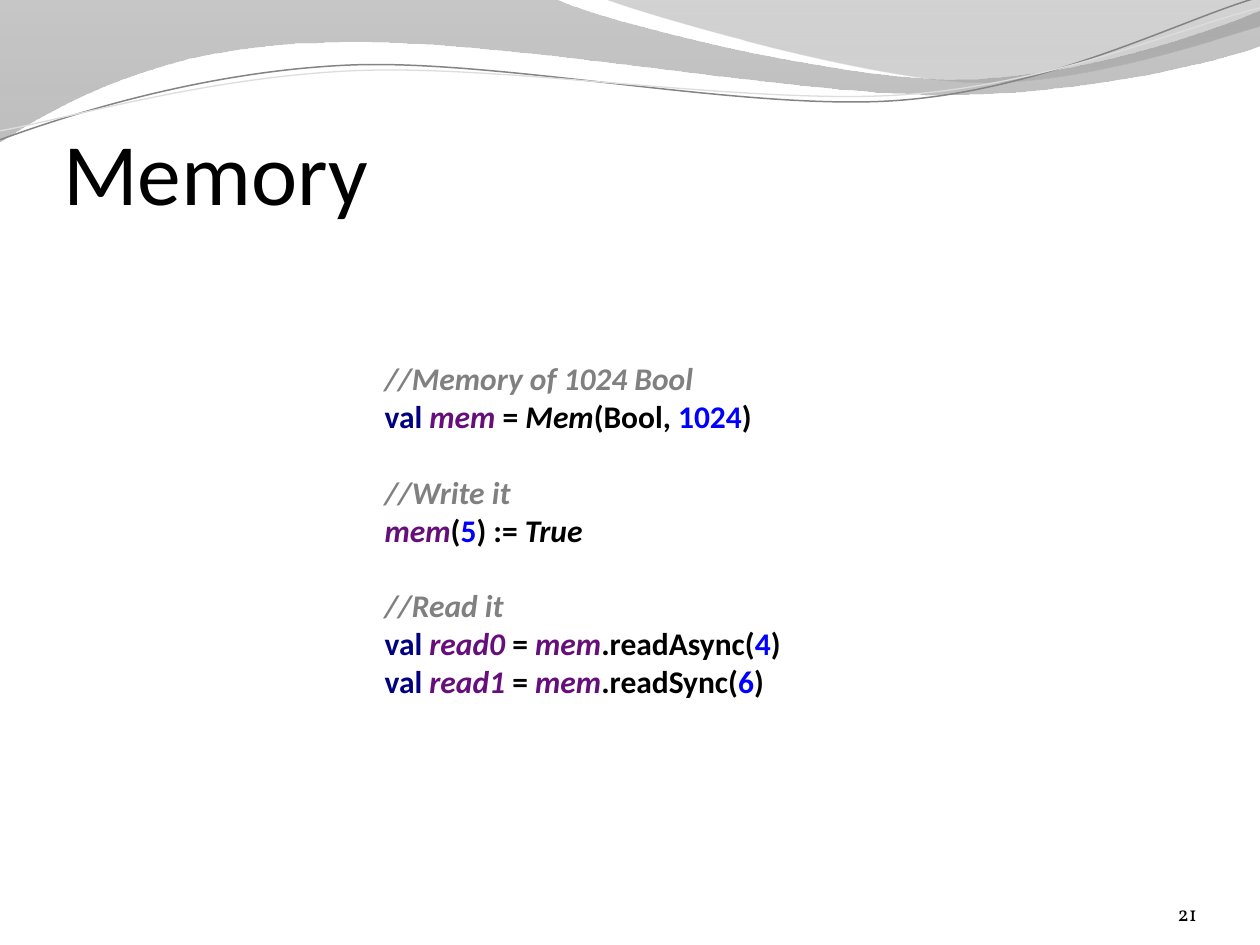
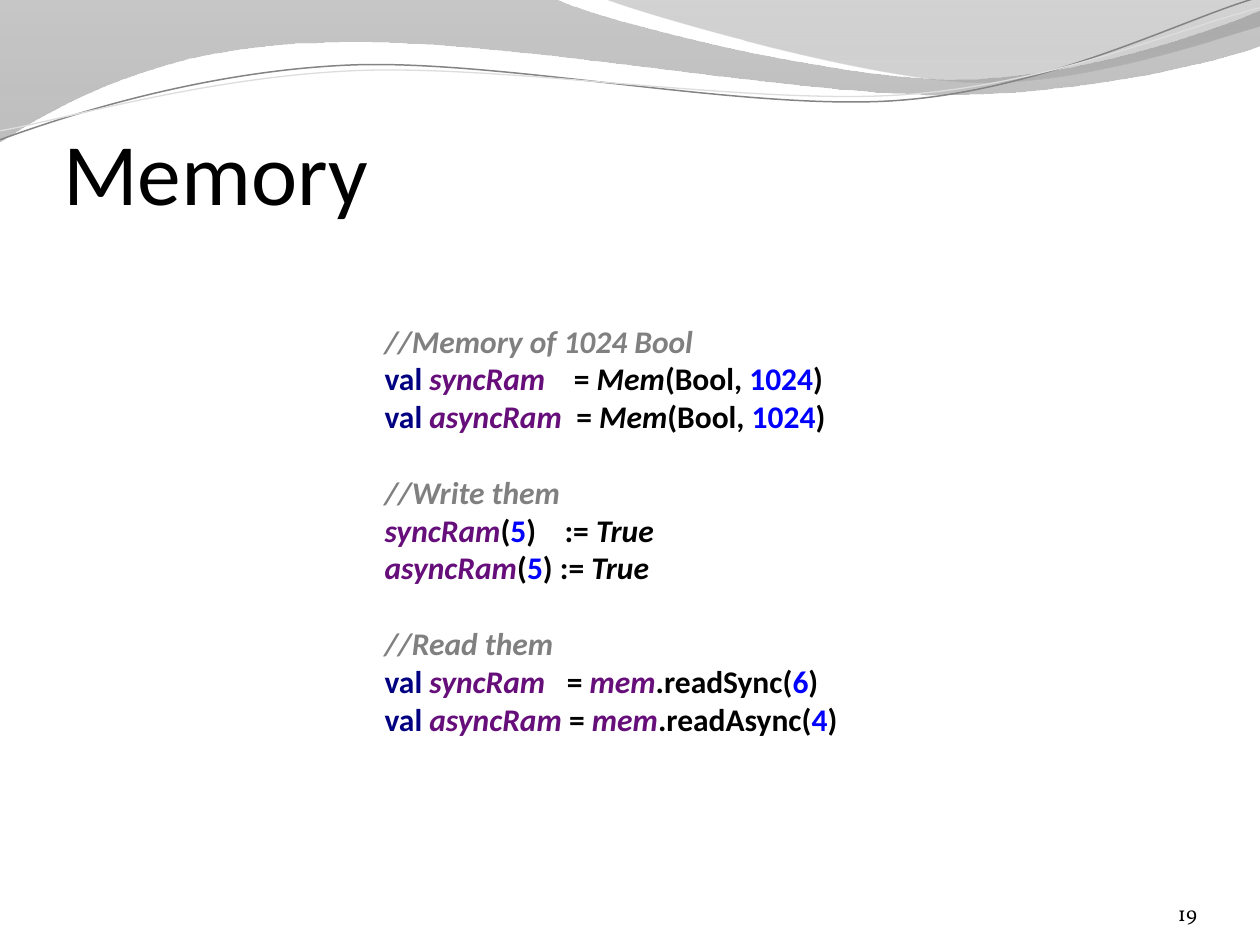
Before and after one commit to SpinalHDL/SpinalDoc, a slide deck: slide 19 of presentation/en/presentation.pptx (slide 21 before the commit). Drawn at 1260x945 pixels with LibreOffice and Linux fonts; fonts in the diff are those of the drawing; background and template pictures are left out. Boxes give left, top, right and bottom in pixels: in the first picture for what was removed or moved away, otherwise in the second. Text is boxed around its words. In the diff, an @@ line names an element or a change of style, - is before the commit and + after.

```diff
--- a/presentation/en/presentation.pptx
+++ b/presentation/en/presentation.pptx
@@ text at box(385, 331, 837, 736): text changed @@
-//Memory of 1024 Bool
-val mem = Mem(Bool, 1024)
-//Write it
-mem(5) := True
-//Read it
-val read0 = mem.readAsync(4)
-val read1 = mem.readSync(6)
+//Memory of 1024 Bool
+val syncRam = Mem(Bool, 1024)
+val asyncRam = Mem(Bool, 1024)
+//Write them
+syncRam(5) := True
+asyncRam(5) := True
+//Read them
+val syncRam = mem.readSync(6)
+val asyncRam = mem.readAsync(4)
@@ page number at box(1178, 910, 1197, 925): text changed @@
-21
+19
```
Also in this commit, not shown: 20 other slides changed, 3 slides added, 5 slides removed, 2 other files.
